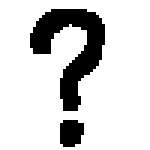
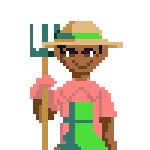
Comparing the layer stacks of the two 150 × 150 images. Changes:
added layer "[RAW]gardener portrait" above "[RAW]alexander portrait" over [30, 21, 123, 150]
hid "Layer 2" over [30, 9, 105, 147]
